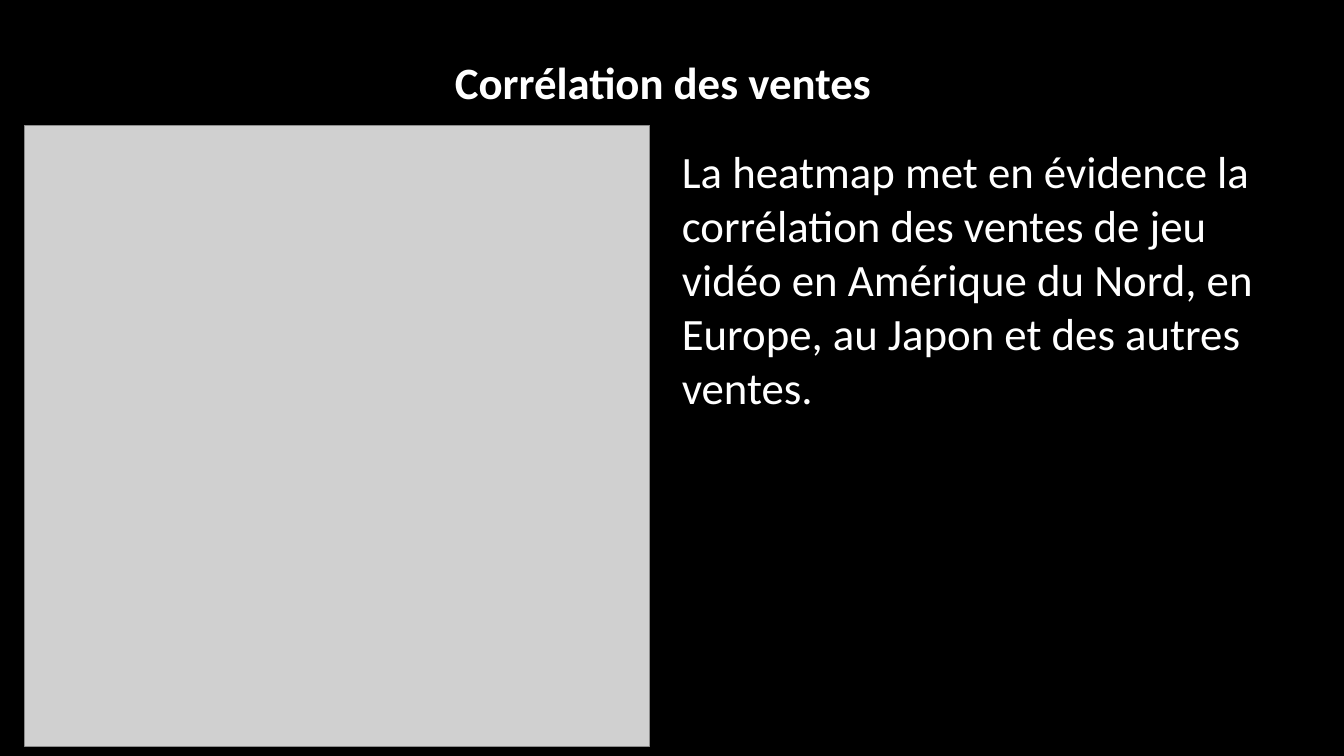
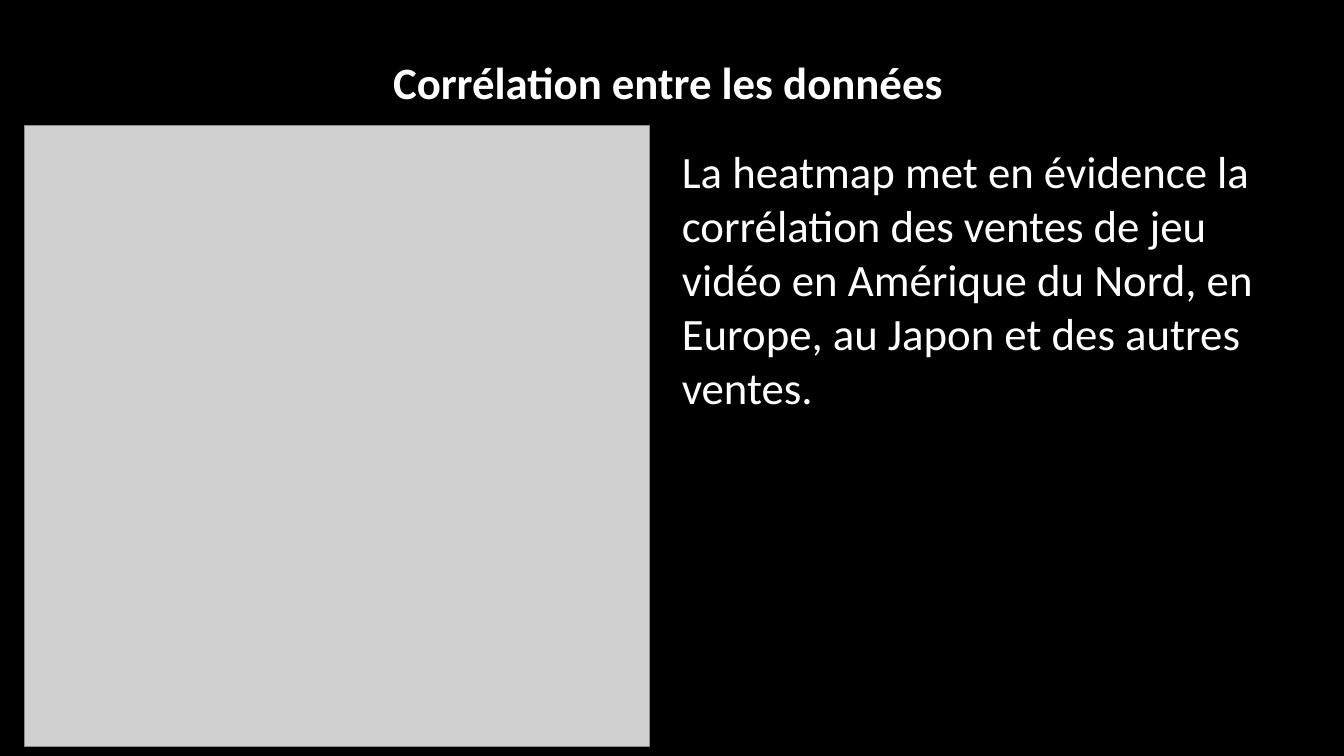
Before and after one commit to barlax91/Presentation-dataset, a slide deck: slide 7 of salesvg.pptx. Drawn at 1344x756 pixels with LibreOffice and Linux fonts; fonts in the diff are those of the drawing; grey boxes stand for pictures; background and template pictures are left out; a plain dark background stands for a picture behind light text. Boxes give left, top, right and bottom in pixels: in the first picture for what was removed or moved away, otherwise in the second. Text is boxed around its words. In the diff, an @@ line names an element or a change of style, - is before the commit and + after.

```diff
--- a/salesvg.pptx
+++ b/salesvg.pptx
@@ text at (393,67,942,100): text changed @@
-Corrélation des ventes
+Corrélation entre les données
```
Also in this commit, not shown: 1 slide added, 1 other file.
